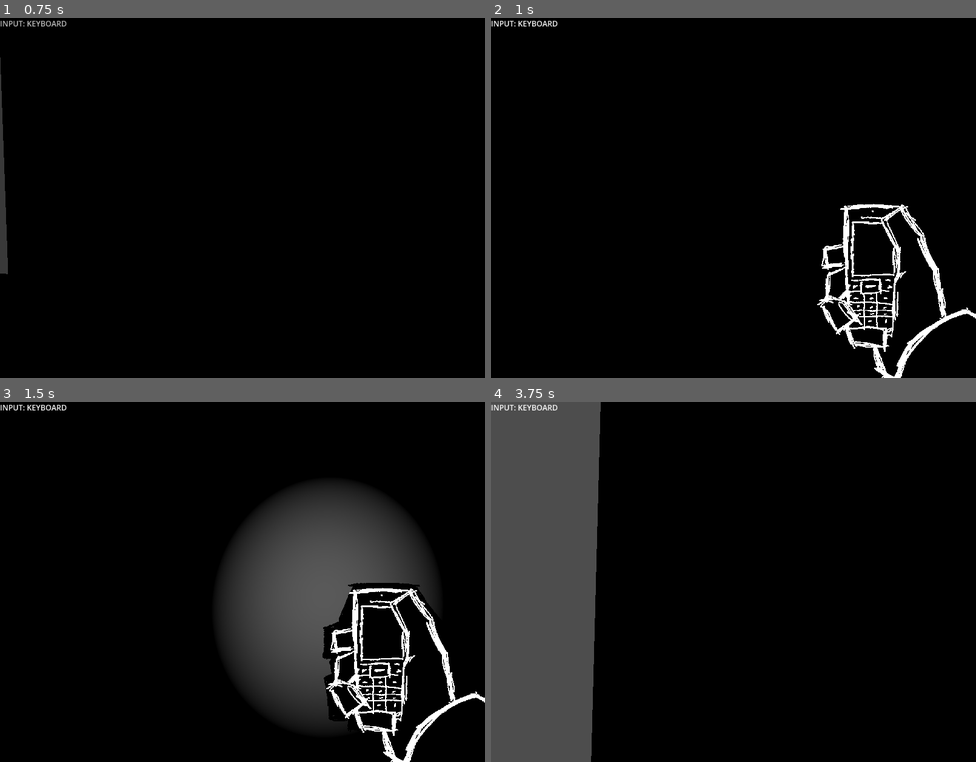
Above: before the commit, frames 1-4 (two rows, left to right).
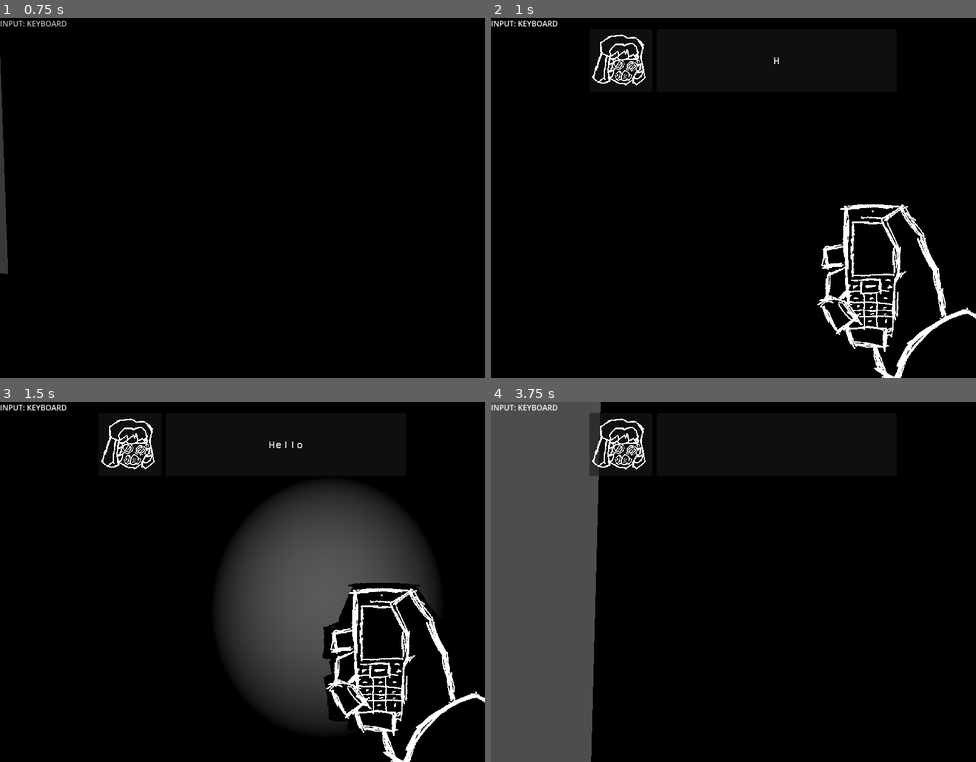
Above: after the commit, the same moments.

Repository: 2BEHDAMNED/aberdeen-game
Game: Godot game, scene res://scenes/game/ch1_00.tscn
The game is run twice, just before and just after one commit, with the same random seed, the same clock (stepped at 60 frames per second) and the same inputs. This scene is started directly instead of the project's main scene. Sound files missing from this copy of the repository are replaced by a short silence.
Inputs (mouse positions are in pixels of both pictures, inside the frame that each line leads up to):
- Up to frame 1 (0.75 s): move the mouse to (237, 205) at 0.52 s; hold W (player_forwards) from 0.53 s (still down); tap F (flashlight) at 0.6 s
- Up to frame 2 (1 s): keep holding W (player_forwards)
- Up to frame 3 (1.5 s): keep holding W (player_forwards); move the mouse to (276, 585) at 1.27 s; tap Shift (sprint) at 1.35 s
- Up to frame 4 (3.75 s): tap Enter at 2 s; move the mouse to (694, 578) at 2.02 s; tap F (flashlight) at 2.1, 3.6 s; move the mouse to (738, 582) at 2.77 s; release W (player_forwards) at 2.78 s; hold A (player_strafe_left) 2.78-3.53 s; tap Shift (sprint) at 2.85 s; tap Space at 3.5 s; move the mouse to (714, 574) at 3.52 s; hold W (player_forwards) from 3.53 s (still down)

Frame 1 is identical in both runs. In frame 2, 0.5% of the frame differs, in the area x 20-60%, y 4-19%; in frame 3, 0.5%; in frame 4, 0.8%, in the area x 20-32%, y 3-21%.

Commit message:
Dialog system

Diff:
--- a/project.godot
+++ b/project.godot
@@ -20,6 +20,7 @@
 [autoload]
 
 SceneManager="*uid://clk2duywp6crm"
+DialogueManager="*uid://chrtn1x7gaxbd"
 
 [display]
 
--- a/scenes/player.tscn
+++ b/scenes/player.tscn
@@ -5,7 +5,9 @@
 [ext_resource type="AudioStream" uid="uid://bewnkrx3y16hm" path="res://sounds/walking.mp3" id="2_tuyoq"]
 [ext_resource type="AudioStream" uid="uid://ckje7ofdaevwg" path="res://sounds/flashlight-on.mp3" id="3_dqkch"]
 [ext_resource type="Script" uid="uid://dr8nqu1eycb2j" path="res://scripts/player_camera.gd" id="3_qhqgy"]
+[ext_resource type="Texture2D" uid="uid://4ihdn564k18" path="res://textures/portraits/em_01.png" id="4_smehm"]
 [ext_resource type="AudioStream" uid="uid://b0vuyq76uwhcu" path="res://sounds/flashlight-off.mp3" id="5_qlg0r"]
+[ext_resource type="Theme" uid="uid://bdkitdw7ewaqg" path="res://themes/new_theme.tres" id="5_ur7pv"]
 
 [sub_resource type="Animation" id="Animation_g2els"]
 length = 0.001
@@ -56,7 +58,7 @@
 tracks/1/interp = 1
 tracks/1/loop_wrap = true
 tracks/1/keys = {
-"times": PackedFloat32Array(0, 0.38),
+"times": PackedFloat32Array(0, 0.43333334),
 "transitions": PackedFloat32Array(1, 1),
 "update": 1,
 "values": [true, false]
@@ -154,7 +156,7 @@
 offset_left = -272.0
 offset_top = -204.0
 offset_right = 528.0
-offset_bottom = 395.99854
+offset_bottom = 395.99866
 grow_horizontal = 2
 grow_vertical = 2
 texture = ExtResource("1_3vyb7")
@@ -168,6 +170,41 @@
 offset_right = 40.0
 offset_bottom = 23.0
 text = "INPUT: KEYBOARD"
+
+[node name="DialogContainer" type="Control" parent="Control" unique_id=872835834]
+visible = false
+layout_mode = 1
+anchors_preset = 10
+anchor_right = 1.0
+offset_bottom = 139.0
+grow_horizontal = 2
+scale = Vector2(1, 1.0049349)
+
+[node name="PortraitContainer" type="PanelContainer" parent="Control/DialogContainer" unique_id=1109411488]
+layout_mode = 0
+offset_left = 208.0
+offset_top = 23.0
+offset_right = 341.0
+offset_bottom = 156.0
+
+[node name="Portrait" type="TextureRect" parent="Control/DialogContainer/PortraitContainer" unique_id=1138496313]
+texture_filter = 1
+layout_mode = 2
+texture = ExtResource("4_smehm")
+expand_mode = 1
+
+[node name="DialogueContainer" type="PanelContainer" parent="Control/DialogContainer" unique_id=524482082]
+layout_mode = 0
+offset_left = 350.0
+offset_top = 23.0
+offset_right = 857.0
+offset_bottom = 156.0
+
+[node name="Dialogue" type="Label" parent="Control/DialogContainer/DialogueContainer" unique_id=1091934042]
+layout_mode = 2
+theme = ExtResource("5_ur7pv")
+horizontal_alignment = 1
+autowrap_mode = 1
 
 [node name="CollisionShape3D" type="CollisionShape3D" parent="." unique_id=574270594]
 shape = SubResource("CapsuleShape3D_3vyb7")
--- /dev/null
+++ b/scripts/dialoguemanager.gd
@@ -0,0 +1,57 @@
+extends Node
+
+var container : Control = null
+var portrait  : TextureRect = null
+var dialogue  : Label = null
+var is_active : bool = false
+
+func play_list(texts : Array):
+	var index = 0
+	var length = texts.size()
+	for text in texts:
+		index += 1
+		await play_dialogue(text, index < length)
+
+func play_dialogue(text : String, is_array: bool = false):
+	if is_active:
+		return
+
+	if not dialogue:
+		_get_dialogue()
+
+	if dialogue:
+		await get_tree().create_timer(1).timeout
+		container.visible = true
+		is_active = true
+
+		dialogue.visible_characters = 0
+		dialogue.text = text
+
+		for i in text.length():
+			dialogue.visible_characters += 1
+			await get_tree().create_timer(0.05).timeout
+
+		is_active = false
+		await get_tree().create_timer(2).timeout
+
+		# maybe wait on input instead of continuing as that makes it harder to read
+		if not is_array:
+			await get_tree().create_timer(2).timeout
+			container.visible = false
+		else:
+			dialogue.visible_characters = 0
+
+func _get_portrait():
+	if not container:
+		_get_container()
+	portrait = get_node("/root/Node3D/ThePlayer/Control/DialogContainer/PortraitContainer/Portrait")
+
+func _get_container():
+	container = get_node("/root/Node3D/ThePlayer/Control/DialogContainer")
+
+func _get_dialogue():
+	if not container:
+		_get_container()
+	dialogue = get_node("/root/Node3D/ThePlayer/Control/DialogContainer/DialogueContainer/Dialogue")
+	if dialogue:
+		dialogue.text = ""
--- a/scripts/player.gd
+++ b/scripts/player.gd
@@ -17,6 +17,7 @@
 
 func _ready() -> void:
 	Input.set_mouse_mode(Input.MOUSE_MODE_CAPTURED)
+	DialogueManager.play_list(['Hello', 'This is a test', 'Does this work?', 'Vic Hello?'])
 
 func _input(event:InputEvent) -> void:
 	if event is InputEventMouseMotion:
Not shown, added: scripts/dialoguemanager.gd.uid
Binary file added: textures/portraits/em_01.png
Not shown, added: textures/portraits/em_01.png.import
